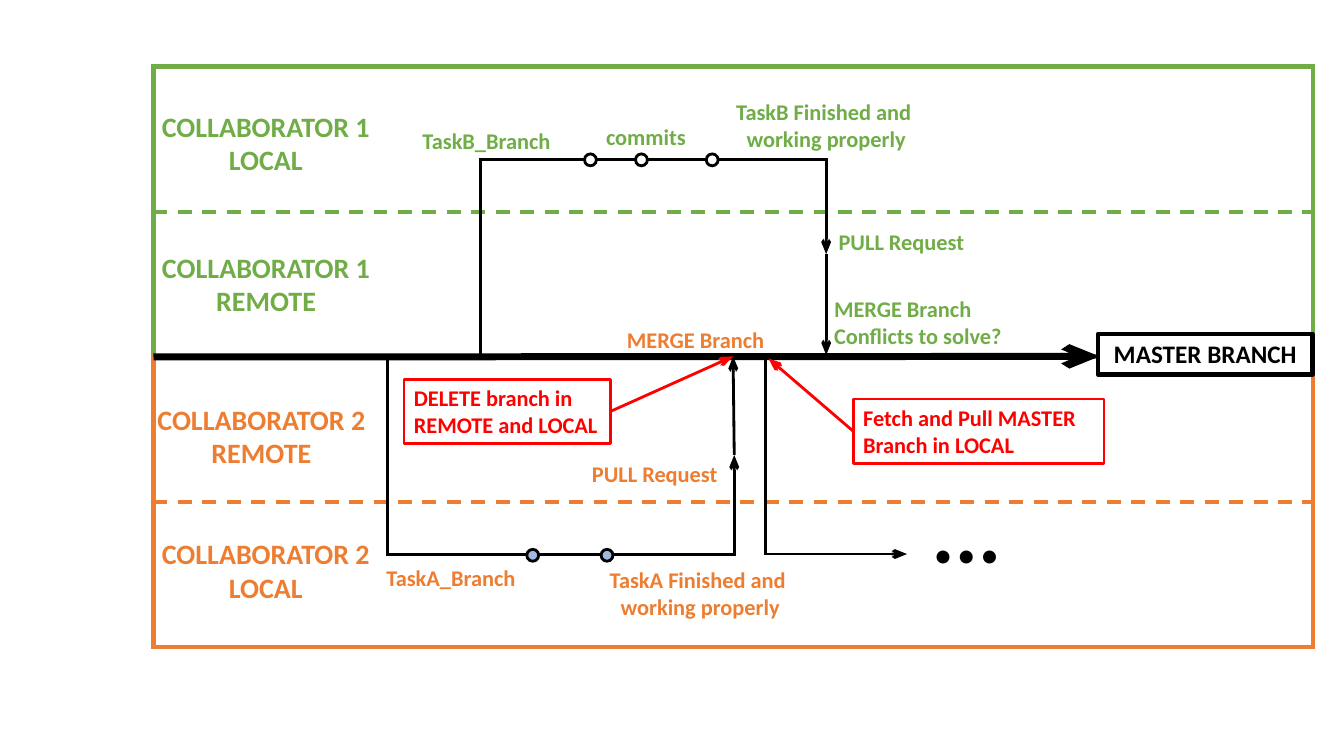
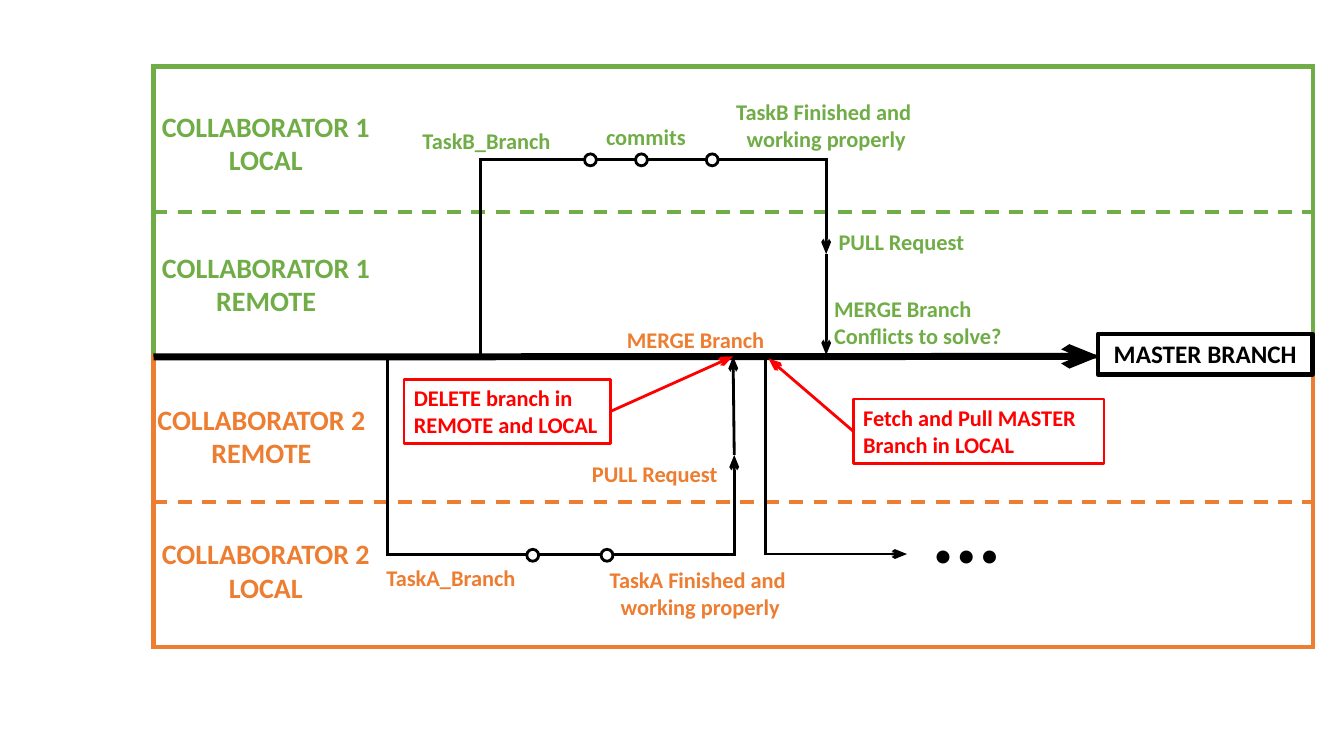
Before and after one commit to jahrWork/Visual-Studio-projects, a slide deck: slide 2 of doc/Figures/temp/tempStateDiagramGH.pptx. Drawn at 1344x756 pixels with LibreOffice and Linux fonts; fonts in the diff are those of the drawing. Boxes give left, top, right and bottom in pixels: in the first picture for what was removed or moved away, otherwise in the second. Text is boxed around its words. In the diff, an @@ line names an element or a change of style, - is before the commit and + after.

```diff
--- a/doc/Figures/temp/tempStateDiagramGH.pptx
+++ b/doc/Figures/temp/tempStateDiagramGH.pptx
@@ ellipse at box(527, 549, 539, 562): fill #A1B8E1 to #FFFFFF @@
@@ ellipse at box(601, 549, 613, 562): fill #A1B8E1 to #FFFFFF @@
```
Also in this commit, not shown: 1 other file.
